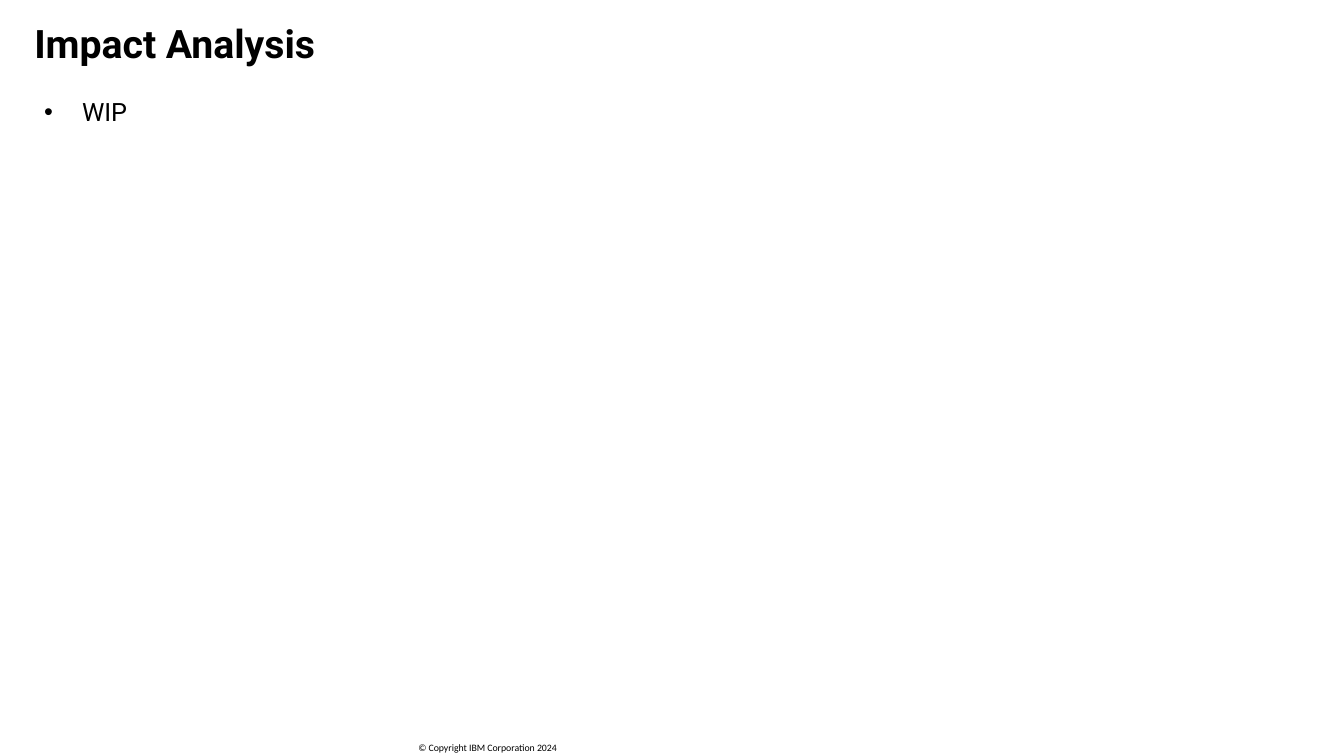
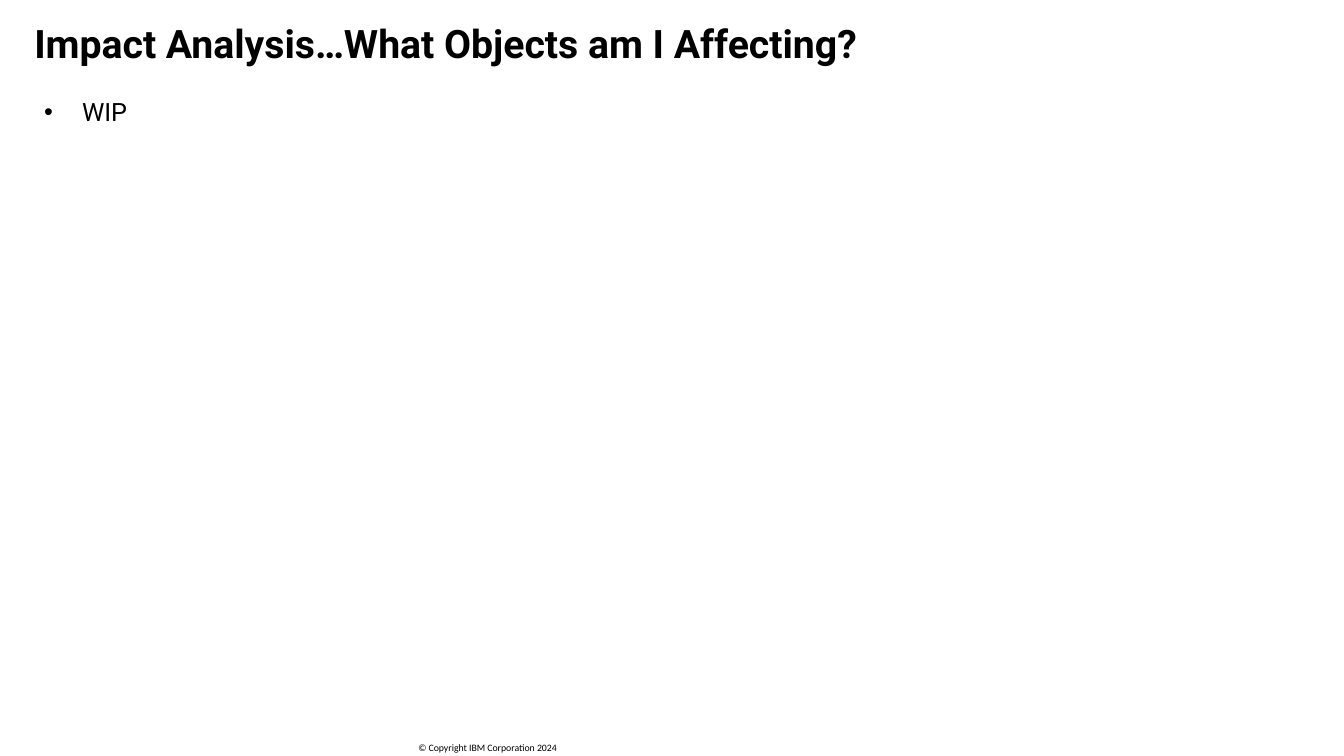
Before and after one commit to SanjulaGanepola/ibmi-talks, a slide deck: slide 18 of Automating Builds in Git on IBM i/Automating-Builds-in-Git-on-IBM-i.pptx (slide 17 before the commit). Drawn at 1344x756 pixels with LibreOffice and Linux fonts; fonts in the diff are those of the drawing; background and template pictures are left out. Boxes give left, top, right and bottom in pixels: in the first picture for what was removed or moved away, otherwise in the second. Text is boxed around its words. In the diff, an @@ line names an element or a change of style, - is before the commit and + after.

Commit message:
add more WIP slides

```diff
--- a/Automating Builds in Git on IBM i/Automating-Builds-in-Git-on-IBM-i.pptx
+++ b/Automating Builds in Git on IBM i/Automating-Builds-in-Git-on-IBM-i.pptx
@@ title at <box>34,28,857,67</box>: text changed @@
-Impact Analysis
+Impact Analysis…What Objects am I Affecting?
```
Also in this commit, not shown: 2 other slides changed, 5 slides added, 1 slide removed, 1 other file.
